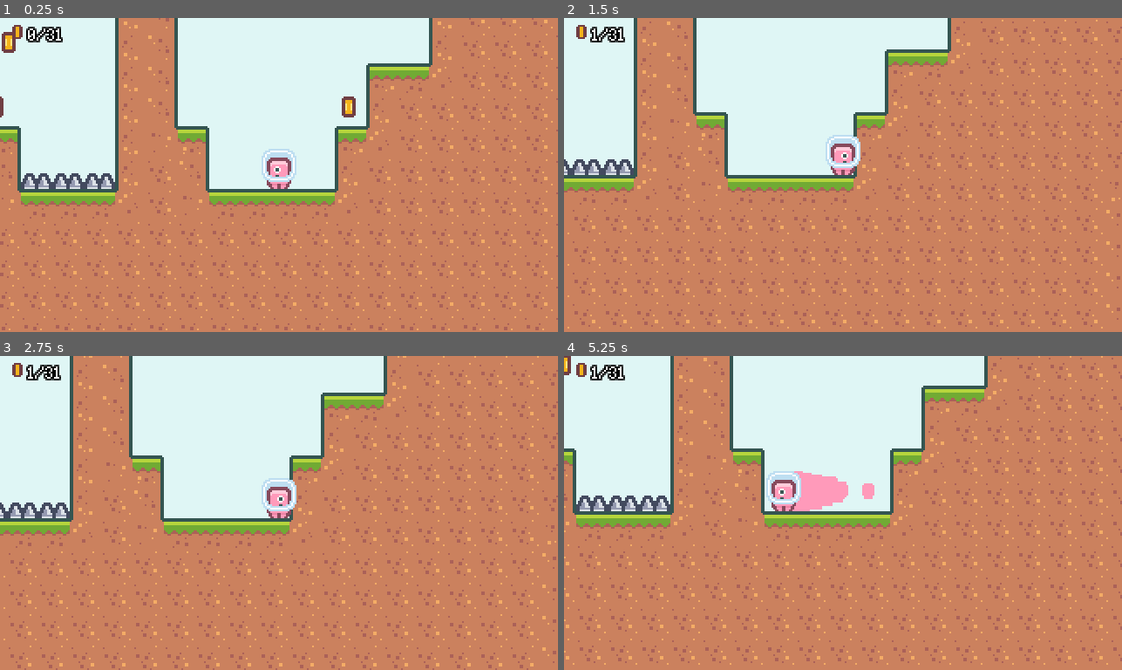
Above: before the commit, frames 1-4 (two rows, left to right).
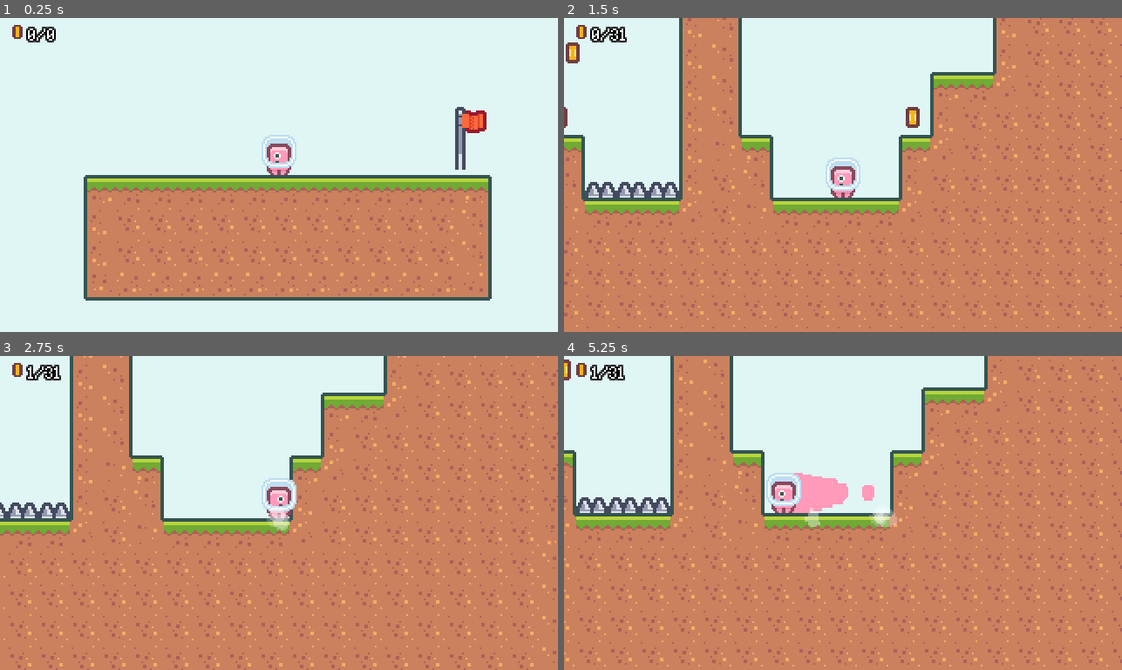
Above: after the commit, the same moments.

Repository: odabasi52/P1-NK
Game: Godot game, scene res://scenes/main.tscn
Two runs of this game, one before a commit and one after it. Both use one fixed random seed, a clock stepped at 60 frames per second and the inputs below.
Inputs (mouse positions are in pixels of both pictures, inside the frame that each line leads up to):
- Up to frame 1 (0.25 s): no input
- Up to frame 2 (1.5 s): hold D (move_right) 0.53-1.25 s; tap Shift (dash_state) at 0.6 s; tap W (jump) at 0.77 s; click (848, 200) at 1.25 s, where only the run after the commit has a clickable "NEXT LEVEL"
- Up to frame 3 (2.75 s): hold D (move_right) from 2.03 s (still down); tap Shift (dash_state) at 2.1 s; tap W (jump) at 2.27 s
- Up to frame 4 (5.25 s): release D (move_right) at 2.78 s; hold A (move_left) 2.78-3.53 s; tap Shift (dash_state) every 0.75 s from 2.85 to 5.1 s; hold D (move_right) 3.53-5.03 s; tap W (jump) at 3.77, 4.52 s; hold A (move_left) from 5.03 s (still down)

The runs differ from the first frame. In frame 1, 54% of the frame differs, in the area x 0-100%, y 0-100%; in frame 2, 30%; in frame 3, 0.2%; in frame 4, 8.9%.

Commit message:
footstep particles

Diff:
--- a/2DPlatformerGame/resource/font.tres
+++ b/2DPlatformerGame/resource/font.tres
@@ -820,6 +820,31 @@
 cache/53/16/0/underline_thickness = 0.0
 cache/53/16/0/scale = 1.0
 cache/53/16/0/kerning_overrides/16/0 = Vector2(0, 0)
+cache/53/50/0/ascent = 0.0
+cache/53/50/0/descent = 0.0
+cache/53/50/0/underline_position = 0.0
+cache/53/50/0/underline_thickness = 0.0
+cache/53/50/0/scale = 1.0
+cache/54/variation_coordinates = {}
+cache/54/face_index = 0
+cache/54/embolden = 0.0
+cache/54/transform = Transform2D(1, 0, 0, 1, 0, 0)
+cache/54/spacing_top = -4
+cache/54/spacing_bottom = -4
+cache/54/spacing_space = 0
+cache/54/spacing_glyph = 0
+cache/54/baseline_offset = 0.0
+cache/54/16/0/ascent = 0.0
+cache/54/16/0/descent = 0.0
+cache/54/16/0/underline_position = 0.0
+cache/54/16/0/underline_thickness = 0.0
+cache/54/16/0/scale = 1.0
+cache/54/16/0/kerning_overrides/16/0 = Vector2(0, 0)
+cache/54/50/0/ascent = 0.0
+cache/54/50/0/descent = 0.0
+cache/54/50/0/underline_position = 0.0
+cache/54/50/0/underline_thickness = 0.0
+cache/54/50/0/scale = 1.0
 
 [resource]
 fallbacks = Array[Font]([ExtResource("1_5fjln")])
--- /dev/null
+++ b/2DPlatformerGame/scenes/Levels/level_000.tscn
@@ -0,0 +1,14 @@
+[gd_scene load_steps=2 format=3 uid="uid://8bbitwipxsky"]
+
+[ext_resource type="PackedScene" uid="uid://bxjyrnlj0jvl0" path="res://scenes/base_level.tscn" id="1_b2kxh"]
+
+[node name="Level_000" instance=ExtResource("1_b2kxh")]
+
+[node name="TileMap" parent="." index="1"]
+layer_0/tile_data = PackedInt32Array(196614, 131072, 11, 65542, 131072, 10, 6, 131072, 9, 196613, 65536, 11, 131077, 65536, 10, 65541, 65536, 10, 5, 65536, 9, 196612, 65536, 11, 131076, 65536, 10, 65540, 65536, 10, 196611, 65536, 11, 131075, 65536, 10, 3, 65536, 9, 196610, 65536, 11, 65538, 65536, 10, 131073, 65536, 10, 65537, 65536, 10, 1, 65536, 9, 65536, 65536, 10, 0, 65536, 9, 262143, 65536, 11, 196607, 65536, 10, 131071, 65536, 10, 65535, 65536, 9, 262142, 65536, 11, 196606, 65536, 10, 131070, 65536, 10, 65534, 65536, 9, 262141, 65536, 11, 196605, 65536, 10, 131069, 65536, 10, 65533, 65536, 9, 262140, 65536, 11, 196604, 65536, 10, 131068, 65536, 10, 65532, 65536, 9, 262139, 65536, 11, 196603, 65536, 10, 131067, 65536, 10, 65531, 65536, 9, 262138, 0, 11, 196602, 0, 10, 131066, 0, 10, 65530, 0, 9, 2, 65536, 9, 131072, 65536, 10, 196608, 65536, 11, 196609, 65536, 11, 131074, 65536, 10, 65539, 65536, 10, 4, 65536, 9, 131078, 131072, 10)
+
+[node name="Player" parent="." index="6"]
+position = Vector2(0, 3)
+
+[node name="Flag" parent="." index="7"]
+position = Vector2(110, -1)
--- a/2DPlatformerGame/scenes/Levels/level_002.tscn
+++ /dev/null
@@ -1,11 +0,0 @@
-[gd_scene load_steps=2 format=3 uid="uid://8bbitwipxsky"]
-
-[ext_resource type="PackedScene" uid="uid://bxjyrnlj0jvl0" path="res://scenes/base_level.tscn" id="1_b2kxh"]
-
-[node name="Level_002" instance=ExtResource("1_b2kxh")]
-
-[node name="TileMap" parent="." index="1"]
-layer_0/tile_data = PackedInt32Array(196614, 131072, 11, 131078, 131072, 10, 65542, 131072, 10, 6, 131072, 9, 196613, 65536, 11, 131077, 65536, 10, 65541, 65536, 10, 5, 65536, 9, 196612, 65536, 11, 131076, 65536, 10, 65540, 65536, 10, 4, 65536, 9, 196611, 65536, 11, 131075, 65536, 10, 65539, 65536, 10, 3, 65536, 9, 196610, 65536, 11, 131074, 65536, 10, 65538, 65536, 10, 2, 65536, 9, 196609, 65536, 11, 131073, 65536, 10, 65537, 65536, 10, 1, 65536, 9, 196608, 65536, 11, 131072, 65536, 10, 65536, 65536, 10, 0, 65536, 9, 262143, 65536, 11, 196607, 65536, 10, 131071, 65536, 10, 65535, 65536, 9, 262142, 65536, 11, 196606, 65536, 10, 131070, 65536, 10, 65534, 65536, 9, 262141, 65536, 11, 196605, 65536, 10, 131069, 65536, 10, 65533, 65536, 9, 262140, 65536, 11, 196604, 65536, 10, 131068, 65536, 10, 65532, 65536, 9, 262139, 65536, 11, 196603, 65536, 10, 131067, 65536, 10, 65531, 65536, 9, 262138, 0, 11, 196602, 0, 10, 131066, 0, 10, 65530, 0, 9)
-
-[node name="Flag" parent="." index="7"]
-position = Vector2(99, 2)
--- a/2DPlatformerGame/scenes/base_level.tscn
+++ b/2DPlatformerGame/scenes/base_level.tscn
@@ -130,8 +130,213 @@
 0:10/0/terrains_peering_bit/bottom_side = 0
 0:10/0/terrains_peering_bit/top_side = 0
 0:10/0/terrains_peering_bit/top_right_corner = 0
-3:11/0 = 0
-3:11/0/terrain_set = 0
+16:1/size_in_atlas = Vector2i(1, 6)
+16:1/0 = 0
+16:1/0/terrain_set = 0
+16:1/0/terrain = 0
+1:5/0 = 0
+1:5/0/terrain_set = 0
+1:5/0/terrain = 0
+2:5/0 = 0
+2:5/0/terrain_set = 0
+2:5/0/terrain = 0
+3:5/0 = 0
+3:5/0/terrain_set = 0
+3:5/0/terrain = 0
+3:7/0 = 0
+3:7/0/terrain_set = 0
+3:7/0/terrain = 0
+3:6/0 = 0
+3:6/0/terrain_set = 0
+3:6/0/terrain = 0
+2:7/0 = 0
+2:7/0/terrain_set = 0
+2:7/0/terrain = 0
+2:6/0 = 0
+2:6/0/terrain_set = 0
+2:6/0/terrain = 0
+1:6/0 = 0
+1:6/0/terrain_set = 0
+1:6/0/terrain = 0
+1:7/0 = 0
+1:7/0/terrain_set = 0
+1:7/0/terrain = 0
+0:7/0 = 0
+0:7/0/terrain_set = 0
+0:7/0/terrain = 0
+0:6/0 = 0
+0:6/0/terrain_set = 0
+0:6/0/terrain = 0
+0:5/0 = 0
+0:5/0/terrain_set = 0
+0:5/0/terrain = 0
+0:4/0 = 0
+0:4/0/terrain_set = 0
+0:4/0/terrain = 0
+1:4/0 = 0
+1:4/0/terrain_set = 0
+1:4/0/terrain = 0
+2:4/0 = 0
+2:4/0/terrain_set = 0
+2:4/0/terrain = 0
+3:4/0 = 0
+3:4/0/terrain_set = 0
+3:4/0/terrain = 0
+3:3/0 = 0
+3:3/0/terrain_set = 0
+3:3/0/terrain = 0
+2:3/0 = 0
+2:3/0/terrain_set = 0
+2:3/0/terrain = 0
+1:3/0 = 0
+1:3/0/terrain_set = 0
+1:3/0/terrain = 0
+0:3/0 = 0
+0:3/0/terrain_set = 0
+0:3/0/terrain = 0
+3:2/0 = 0
+3:2/0/terrain_set = 0
+3:2/0/terrain = 0
+2:2/0 = 0
+2:2/0/terrain_set = 0
+2:2/0/terrain = 0
+1:2/0 = 0
+1:2/0/terrain_set = 0
+1:2/0/terrain = 0
+0:2/0 = 0
+0:2/0/terrain_set = 0
+0:2/0/terrain = 0
+0:1/0 = 0
+0:1/0/terrain_set = 0
+0:1/0/terrain = 0
+1:1/0 = 0
+1:1/0/terrain_set = 0
+1:1/0/terrain = 0
+1:0/0 = 0
+1:0/0/terrain_set = 0
+1:0/0/terrain = 0
+2:1/0 = 0
+2:1/0/terrain_set = 0
+2:1/0/terrain = 0
+3:1/0 = 0
+3:1/0/terrain_set = 0
+3:1/0/terrain = 0
+4:1/0 = 0
+4:1/0/terrain_set = 0
+4:1/0/terrain = 0
+4:0/0 = 0
+4:0/0/terrain_set = 0
+4:0/0/terrain = 0
+5:0/0 = 0
+5:0/0/terrain_set = 0
+5:0/0/terrain = 0
+5:1/0 = 0
+5:1/0/terrain_set = 0
+5:1/0/terrain = 0
+3:0/0 = 0
+3:0/0/terrain_set = 0
+3:0/0/terrain = 0
+2:0/0 = 0
+2:0/0/terrain_set = 0
+2:0/0/terrain = 0
+0:0/0 = 0
+0:0/0/terrain_set = 0
+0:0/0/terrain = 0
+14:1/size_in_atlas = Vector2i(1, 3)
+14:1/0 = 0
+14:1/0/terrain_set = 0
+14:1/0/terrain = 0
+15:1/size_in_atlas = Vector2i(1, 3)
+15:1/0 = 0
+15:1/0/terrain_set = 0
+15:1/0/terrain = 0
+18:5/size_in_atlas = Vector2i(2, 1)
+18:5/0 = 0
+18:5/0/terrain_set = 0
+18:5/0/terrain = 0
+18:4/size_in_atlas = Vector2i(2, 1)
+18:4/0 = 0
+18:4/0/terrain_set = 0
+18:4/0/terrain = 0
+17:3/size_in_atlas = Vector2i(3, 1)
+17:3/0 = 0
+17:3/0/terrain_set = 0
+17:3/0/terrain = 0
+17:0/size_in_atlas = Vector2i(3, 3)
+17:0/0 = 0
+17:0/0/terrain_set = 0
+17:0/0/terrain = 0
+16:0/0 = 0
+16:0/0/terrain_set = 0
+16:0/0/terrain = 0
+17:4/size_in_atlas = Vector2i(1, 3)
+17:4/0 = 0
+17:4/0/terrain_set = 0
+17:4/0/terrain = 0
+18:6/size_in_atlas = Vector2i(2, 1)
+18:6/0 = 0
+18:6/0/terrain_set = 0
+18:6/0/terrain = 0
+14:4/0 = 0
+14:4/0/terrain_set = 0
+14:4/0/terrain = 0
+13:4/0 = 0
+13:4/0/terrain_set = 0
+13:4/0/terrain = 0
+14:5/0 = 0
+14:5/0/terrain_set = 0
+14:5/0/terrain = 0
+13:5/0 = 0
+13:5/0/terrain_set = 0
+13:5/0/terrain = 0
+15:4/size_in_atlas = Vector2i(1, 3)
+15:4/0 = 0
+15:4/0/terrain_set = 0
+15:4/0/terrain = 0
+12:6/size_in_atlas = Vector2i(3, 1)
+12:6/0 = 0
+12:6/0/terrain_set = 0
+12:6/0/terrain = 0
+13:7/size_in_atlas = Vector2i(3, 1)
+13:7/0 = 0
+13:7/0/terrain_set = 0
+13:7/0/terrain = 0
+5:7/0 = 0
+5:7/0/terrain_set = 0
+5:7/0/terrain = 0
+6:7/0 = 0
+6:7/0/terrain_set = 0
+6:7/0/terrain = 0
+7:7/0 = 0
+7:7/0/terrain_set = 0
+7:7/0/terrain = 0
+7:6/0 = 0
+7:6/0/terrain_set = 0
+7:6/0/terrain = 0
+6:6/0 = 0
+6:6/0/terrain_set = 0
+6:6/0/terrain = 0
+5:6/0 = 0
+5:6/0/terrain_set = 0
+5:6/0/terrain = 0
+7:4/0 = 0
+7:4/0/terrain_set = 0
+7:4/0/terrain = 0
+8:4/0 = 0
+8:4/0/terrain_set = 0
+8:4/0/terrain = 0
+4:6/0 = 0
+4:6/0/terrain_set = 0
+4:6/0/terrain = 0
+4:7/0 = 0
+4:7/0/terrain_set = 0
+4:7/0/terrain = 0
+11:3/0 = 0
+11:3/0/terrain_set = 0
+11:3/0/terrain = 0
+11:2/0 = 0
+11:2/0/terrain_set = 0
+11:2/0/terrain = 0
 
 [sub_resource type="TileSet" id="TileSet_y0llp"]
 tile_size = Vector2i(18, 18)
@@ -150,6 +355,7 @@
 position = Vector2(-4, 2)
 tile_set = SubResource("TileSet_y0llp")
 format = 2
+layer_0/tile_data = PackedInt32Array(-131070, 720896, 2)
 
 [node name="GameCamera" parent="." instance=ExtResource("3_pf034")]
 
--- a/2DPlatformerGame/scenes/enemy.tscn
+++ b/2DPlatformerGame/scenes/enemy.tscn
@@ -153,7 +153,7 @@
 offset = Vector2(0, -12)
 
 [node name="AnimationPlayer" type="AnimationPlayer" parent="."]
+libraries = {
+&"": SubResource("AnimationLibrary_bpr7y")
+}
 autoplay = "enemy_spawn"
-libraries = {
-"": SubResource("AnimationLibrary_bpr7y")
-}
--- a/2DPlatformerGame/scenes/enemy_death.tscn
+++ b/2DPlatformerGame/scenes/enemy_death.tscn
@@ -47,11 +47,10 @@
 
 [node name="CPUParticles2D" type="CPUParticles2D" parent="."]
 position = Vector2(0, -12)
-emitting = false
 amount = 1
+texture = ExtResource("1_wgtaj")
 lifetime = 0.75
 one_shot = true
-texture = ExtResource("1_wgtaj")
 direction = Vector2(0, -1)
 spread = 30.0
 gravity = Vector2(0, 1000)
@@ -62,7 +61,7 @@
 scale_amount_curve = SubResource("Curve_p52oi")
 
 [node name="AnimationPlayer" type="AnimationPlayer" parent="."]
+libraries = {
+&"": SubResource("AnimationLibrary_rgt2g")
+}
 autoplay = "enemy_death"
-libraries = {
-"": SubResource("AnimationLibrary_rgt2g")
-}
--- /dev/null
+++ b/2DPlatformerGame/scenes/foot_step_particles.tscn
@@ -0,0 +1,112 @@
+[gd_scene load_steps=11 format=3 uid="uid://dl845ua410qyh"]
+
+[ext_resource type="Texture2D" uid="uid://cmcuwx5b4qvqo" path="res://assets/effects/particles.png" id="1_lcaih"]
+
+[sub_resource type="Animation" id="Animation_lcaih"]
+resource_name = "default"
+length = 1.5
+tracks/0/type = "value"
+tracks/0/imported = false
+tracks/0/enabled = true
+tracks/0/path = NodePath("GPUParticles2D:emitting")
+tracks/0/interp = 1
+tracks/0/loop_wrap = true
+tracks/0/keys = {
+"times": PackedFloat32Array(0),
+"transitions": PackedFloat32Array(1),
+"update": 1,
+"values": [true]
+}
+tracks/1/type = "method"
+tracks/1/imported = false
+tracks/1/enabled = true
+tracks/1/path = NodePath(".")
+tracks/1/interp = 1
+tracks/1/loop_wrap = true
+tracks/1/keys = {
+"times": PackedFloat32Array(1.5),
+"transitions": PackedFloat32Array(1),
+"values": [{
+"args": [],
+"method": &"queue_free"
+}]
+}
+
+[sub_resource type="Animation" id="Animation_rqob8"]
+length = 0.001
+tracks/0/type = "value"
+tracks/0/imported = false
+tracks/0/enabled = true
+tracks/0/path = NodePath("GPUParticles2D:emitting")
+tracks/0/interp = 1
+tracks/0/loop_wrap = true
+tracks/0/keys = {
+"times": PackedFloat32Array(0),
+"transitions": PackedFloat32Array(1),
+"update": 1,
+"values": [false]
+}
+
+[sub_resource type="AnimationLibrary" id="AnimationLibrary_rqob8"]
+_data = {
+&"RESET": SubResource("Animation_rqob8"),
+&"default": SubResource("Animation_lcaih")
+}
+
+[sub_resource type="CanvasItemMaterial" id="CanvasItemMaterial_lcaih"]
+particles_animation = true
+particles_anim_h_frames = 3
+particles_anim_v_frames = 1
+particles_anim_loop = false
+
+[sub_resource type="Gradient" id="Gradient_lcaih"]
+offsets = PackedFloat32Array(0, 0.48773, 1)
+colors = PackedColorArray(0.996078, 0.988235, 1, 0.745098, 1, 0.992157, 1, 0.321569, 1, 1, 1, 1)
+
+[sub_resource type="GradientTexture1D" id="GradientTexture1D_rqob8"]
+gradient = SubResource("Gradient_lcaih")
+
+[sub_resource type="Curve" id="Curve_lcaih"]
+_data = [Vector2(0, 0.0122906), 0.0, 0.0, 0, 0, Vector2(0.164706, 0.977299), 0.0, 0.0, 0, 0, Vector2(0.558824, 0.984866), 0.0, 0.0, 0, 0, Vector2(1, 0), 0.0, 0.0, 0, 0]
+point_count = 4
+
+[sub_resource type="CurveTexture" id="CurveTexture_rqob8"]
+curve = SubResource("Curve_lcaih")
+
+[sub_resource type="ParticleProcessMaterial" id="ParticleProcessMaterial_lcaih"]
+lifetime_randomness = 0.5
+particle_flag_disable_z = true
+emission_shape_scale = Vector3(3, 3, 1)
+emission_shape = 1
+emission_sphere_radius = 1.0
+direction = Vector3(0, 1, 0)
+initial_velocity_min = 5.0
+initial_velocity_max = 6.0
+angular_velocity_min = -1.60933e-05
+angular_velocity_max = 180.0
+gravity = Vector3(0, -20, 0)
+scale_min = 1.4
+scale_max = 2.0
+scale_curve = SubResource("CurveTexture_rqob8")
+color_ramp = SubResource("GradientTexture1D_rqob8")
+anim_offset_min = 1.0
+anim_offset_max = 1.0
+
+[node name="FootStepParticles" type="Node2D"]
+
+[node name="AnimationPlayer" type="AnimationPlayer" parent="."]
+libraries = {
+&"": SubResource("AnimationLibrary_rqob8")
+}
+autoplay = "default"
+
+[node name="GPUParticles2D" type="GPUParticles2D" parent="."]
+modulate = Color(1, 1, 1, 0.619608)
+material = SubResource("CanvasItemMaterial_lcaih")
+emitting = false
+amount = 2
+texture = ExtResource("1_lcaih")
+lifetime = 0.8
+one_shot = true
+explosiveness = 0.9
+process_material = SubResource("ParticleProcessMaterial_lcaih")
--- a/2DPlatformerGame/scenes/level_manager.tscn
+++ b/2DPlatformerGame/scenes/level_manager.tscn
@@ -2,8 +2,8 @@
 
 [ext_resource type="Script" uid="uid://bkg6v0u8gj75t" path="res://scripts/LevelManager.gd" id="1_y1h5l"]
 [ext_resource type="PackedScene" uid="uid://dhh3x3bct5b4w" path="res://scenes/Levels/Level_001.tscn" id="2_b8bu4"]
-[ext_resource type="PackedScene" uid="uid://8bbitwipxsky" path="res://scenes/Levels/level_002.tscn" id="3_e5u5a"]
+[ext_resource type="PackedScene" uid="uid://8bbitwipxsky" path="res://scenes/Levels/level_000.tscn" id="3_e5u5a"]
 
 [node name="LevelManager" type="Node"]
 script = ExtResource("1_y1h5l")
-level_scenes = Array[PackedScene]([ExtResource("2_b8bu4"), ExtResource("3_e5u5a")])
+level_scenes = Array[PackedScene]([ExtResource("3_e5u5a"), ExtResource("2_b8bu4")])
--- a/2DPlatformerGame/scripts/LevelManager.gd
+++ b/2DPlatformerGame/scripts/LevelManager.gd
@@ -16,6 +16,3 @@
 		next_scene = scene_index
 
 	get_tree().change_scene_to_file(level_scenes[next_scene].resource_path)
-
-func _process(delta):
-	pass
--- a/2DPlatformerGame/scripts/Player.gd
+++ b/2DPlatformerGame/scripts/Player.gd
@@ -1,6 +1,7 @@
 extends CharacterBody2D
 
 var playerDeath = preload("res://scenes/player_death.tscn")
+var footStepParticles = preload("res://scenes/foot_step_particles.tscn")
 
 enum State{NORMAL, DASHING}
 signal died
@@ -16,10 +17,11 @@
 var currentState = State.NORMAL
 var stateChanged = false
 var isDying = false
+var isStateNew = true
 
 func _ready():
 	$DyingArea.area_entered.connect(self.on_spike_entered)
-
+	$AnimatedSprite2D.connect("frame_changed", Callable(self, "on_animated_sprite_frame_changed"))
 	#spike dying area
 	$DyingArea.set_collision_mask_value(31, true)
 
@@ -85,6 +87,8 @@
 
 	if wasOnFloor and not is_on_floor():
 		$CoyoteTimer.start()
+	if (!wasOnFloor) and is_on_floor() and not isStateNew:
+		spawn_footsteps(2)
 
 	if is_on_floor():
 		hasDoubleJump = true
@@ -96,6 +100,7 @@
 		hasDash = false
 
 	update_animation()
+	isStateNew = false
 
 
 func get_move_vector():
@@ -131,3 +136,13 @@
 func on_spike_entered(area2d):
 	$"/root/Helpers".apply_camera_shake(1)
 	call_deferred("call_on_died")
+
+func spawn_footsteps(scale = 1):
+	var footstep = footStepParticles.instantiate()
+	get_parent().add_child(footstep)
+	footstep.scale = Vector2.ONE * scale
+	footstep.global_position = global_position
+
+func on_animated_sprite_frame_changed():
+	if ($AnimatedSprite2D.animation == "run" and $AnimatedSprite2D.frame == 0):
+		spawn_footsteps()
--- a/2DPlatformerGame/scripts/game_camera.gd
+++ b/2DPlatformerGame/scripts/game_camera.gd
@@ -6,8 +6,8 @@
 
 var xNoisePos = Vector2.ZERO
 var yNoisePos = Vector2.ZERO
-var noiseLevel = 500
-var maxShakeOffset = 10
+var noiseLevel = 200
+var maxShakeOffset = 5
 var currentShakePercentage = 0
 
 func apply_shake(percentage):
Not shown: 1 places in 2DPlatformerGame/scenes/player.tscn that only renumber resources
